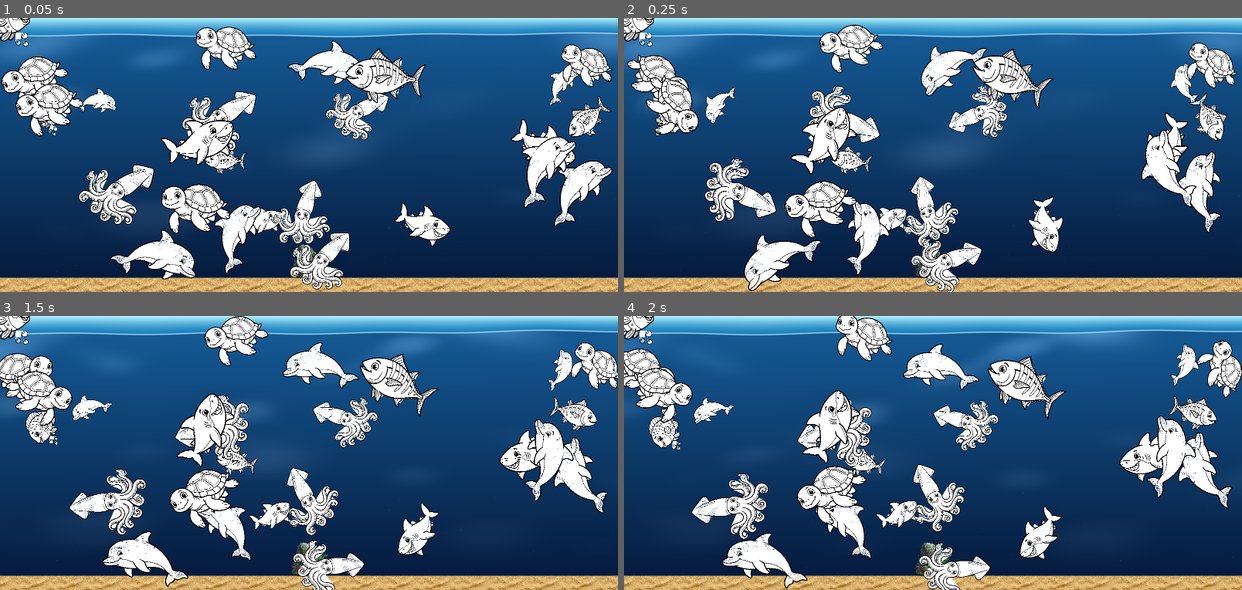
Above: before the commit, frames 1-4 (two rows, left to right).
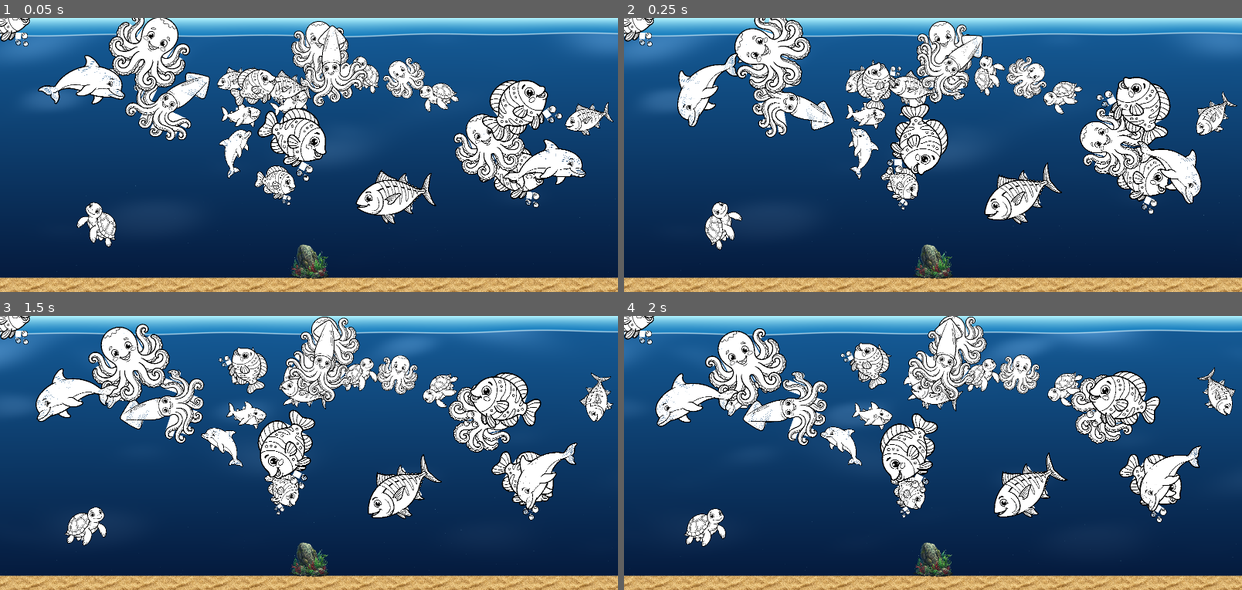
Above: after the commit, the same moments.

Repository: dreamthread-dev/digital-aquarium
Game: Godot game, scene res://scenes/aquarium_scene.tscn
The game is run twice, just before and just after one commit, with the same random seed, the same clock (stepped at 60 frames per second) and the same inputs.
Inputs:
- Up to frame 1 (0.05 s): no input
- Up to frame 2 (0.25 s): no input
- Up to frame 3 (1.5 s): tap Enter at 0.5 s
- Up to frame 4 (2 s): no input

The runs differ from the first frame. In frame 1, 36% of the frame differs, in the area x 0-100%, y 0-100%; in frame 2, 35%; in frame 3, 35%; in frame 4, 35%.

Commit message:
feat: 魚ごとに「おそい/ふつう/はやい」のスピードを選んで放流できる機能を追加 (#57)

Diff:
--- a/godot/scripts/fish.gd
+++ b/godot/scripts/fish.gd
@@ -17,6 +17,9 @@
 var depth: float = 0.0
 var noise_offset: float = 0.0
 var speed_factor: float = 1.0
+
+# スピードタイプ (slow, medium, fast)
+var speed_type: String = "medium"
 
 # 現在の状態
 var current_state: State = State.STATE_ACTIVE
--- a/godot/scripts/fish_manager.gd
+++ b/godot/scripts/fish_manager.gd
@@ -86,12 +86,14 @@
 		push_error("Cannot spawn initial fishes: No textures loaded.")
 		return
 
+	var speeds: Array[String] = ["slow", "medium", "fast"]
 	for i in range(initial_fish_count):
-		# ランダムなテクスチャを選択
+		# ランダムなテクスチャとスピードを選択
 		var tex: Texture2D = default_textures[randi() % default_textures.size()]
 		if not tex:
 			push_warning("Skipping initial fish spawn: Texture is null.")
 			continue
+		var rand_speed: String = speeds[randi() % speeds.size()]
 
 		# 画面の有効範囲内のランダムな位置に配置
 		var margin: float = 400.0
@@ -102,10 +104,10 @@
 		# 奥行き (depth) をランダムに付与 (0.0 手前 〜 1.0 奥)
 		var p_depth: float = randf()
 
-		spawn_fish(tex, start_pos, p_depth, false)
+		spawn_fish(tex, start_pos, p_depth, false, rand_speed)
 
 # 新規魚の生成 (WebSocket等からの受信時も呼び出す共通IF)
-func spawn_fish(texture: Texture2D, start_pos: Vector2 = Vector2.ZERO, p_depth: float = -1.0, start_falling: bool = true) -> void:
+func spawn_fish(texture: Texture2D, start_pos: Vector2 = Vector2.ZERO, p_depth: float = -1.0, start_falling: bool = true, speed_type: String = "medium") -> void:
 	if not texture:
 		push_error("FishManager: spawn_fish called with null texture. Aborting spawn.")
 		return
@@ -130,6 +132,7 @@
 
 	fish_instance.position = start_pos
 	fish_instance.noise_gen = noise_gen
+	fish_instance.speed_type = speed_type # スピードタイプを反映
 
 	# Boidsパラメータの初期同期
 	_sync_fish_params(fish_instance)
@@ -162,9 +165,9 @@
 		if is_instance_valid(oldest_fish):
 			oldest_fish.start_dying()
 
-func _on_fish_received(texture: Texture2D) -> void:
-	spawn_fish(texture, Vector2.ZERO, -1.0, true)
-	logger_info("Spawned a new fish from WebSocket connection.")
+func _on_fish_received(texture: Texture2D, speed: String) -> void:
+	spawn_fish(texture, Vector2.ZERO, -1.0, true, speed)
+	logger_info("Spawned a new fish from WebSocket connection with speed: " + speed)
 
 # 各魚個体へBoidsパラメータを一括同期させる
 func _sync_fish_params(fish: Fish) -> void:
@@ -178,8 +181,14 @@
 	fish.wander_weight = wander_weight
 	fish.wall_avoid_weight = wall_avoid_weight
 
-	# 速度と壁マージンの同期
-	fish.speed = base_speed * fish.speed_factor
+	# 速度と壁マージンの同期 (個別スピード設定の反映)
+	var mult: float = 1.0
+	match fish.speed_type:
+		"slow": mult = 0.5
+		"medium": mult = 1.0
+		"fast": mult = 1.8
+
+	fish.speed = base_speed * fish.speed_factor * mult
 	fish.max_speed = fish.speed * 1.5
 	fish.wall_margin = wall_margin
 
--- a/godot/scripts/web_socket_client.gd
+++ b/godot/scripts/web_socket_client.gd
@@ -10,7 +10,7 @@
 var reconnect_timer: float = 0.0
 
 # 魚画像デコード成功時のシグナル
-signal fish_received(texture: Texture2D)
+signal fish_received(texture: Texture2D, speed: String)
 
 func _ready() -> void:
 	print("[WebSocket] Starting client. Target URL: ", websocket_url)
@@ -95,6 +95,7 @@
 
 	if msg_type == "fish":
 		var b64_img: String = msg_dict.get("image", "")
+		var speed_type: String = msg_dict.get("speed", "medium") # スピード情報を取得 (デフォルトはmedium)
 		if b64_img.is_empty():
 			push_error("[WebSocket] Received fish message without image data.")
 			return
@@ -119,5 +120,5 @@
 
 		# ImageTexture に変換してシグナルで配送
 		var texture := ImageTexture.create_from_image(image)
-		print("[WebSocket] Successfully received and decoded new fish image. Emitting fish_received signal.")
-		fish_received.emit(texture)
+		print("[WebSocket] Successfully received and decoded new fish image. Emitting fish_received signal with speed: ", speed_type)
+		fish_received.emit(texture, speed_type)
Not shown, changed: webapp/index.html
Not shown, changed: webapp/main.js
Not shown, changed: webapp/style.css
